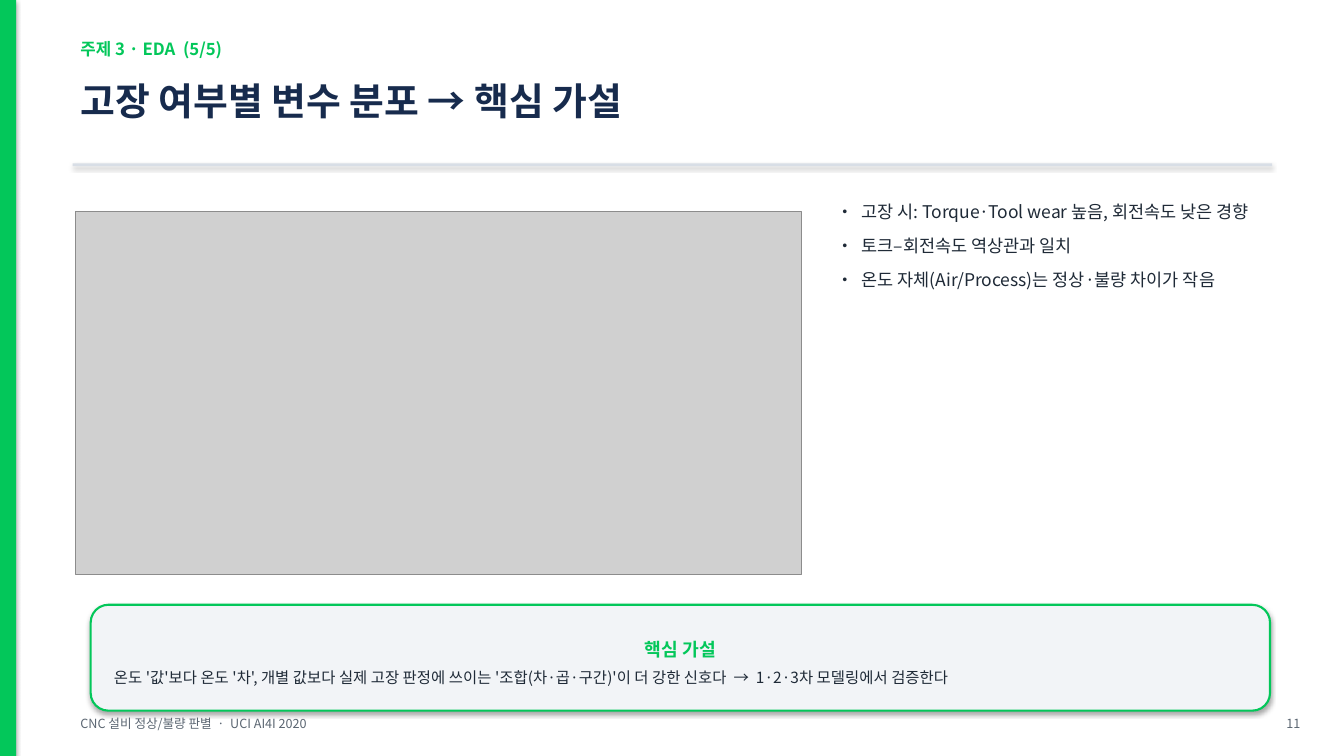
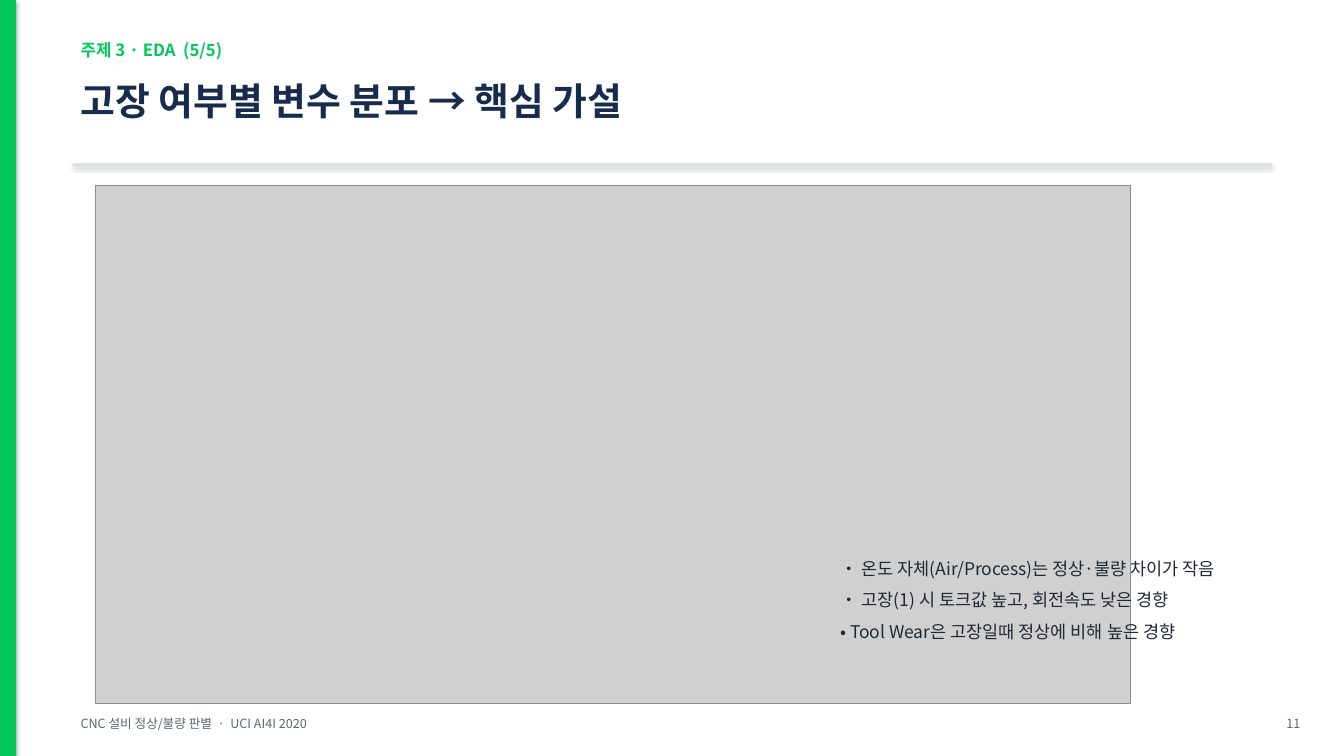
Before and after one commit to hmy7788/python_data_analyze, a slide deck: slide 8 of 발표자료_CNC설비_정상불량판별.pptx. Drawn at 1344x756 pixels with LibreOffice and Linux fonts; fonts in the diff are those of the drawing; grey boxes stand for pictures. Boxes give left, top, right and bottom in pixels: in the first picture for what was removed or moved away, otherwise in the second. Text is boxed around its words. In the diff, an @@ line names an element or a change of style, - is before the commit and + after.

```diff
--- a/발표자료_CNC설비_정상불량판별.pptx
+++ b/발표자료_CNC설비_정상불량판별.pptx
@@ picture added at <box>96,186,1131,704</box> @@
@@ text removed at <box>862,203,1249,290</box> @@
-• 고장 시: Torque·Tool wear 높음, 회전속도 낮은 경향
-• 토크–회전속도 역상관과 일치
-• 온도 자체(Air/Process)는 정상·불량 차이가 작음
@@ picture removed at <box>76,212,802,575</box> @@
@@ text added at <box>850,560,1215,643</box>, 12.5 pt, text #1F2A37 @@
+• 온도 자체(Air/Process)는 정상·불량 차이가 작음
+• 고장(1) 시 토크값 높고, 회전속도 낮은 경향
+• Tool Wear은 고장일때 정상에 비해 높은 경향
@@ rounded rectangle removed at <box>91,605,1270,711</box> @@
-핵심 가설
-온도 '값'보다 온도 '차', 개별 값보다 실제 고장 판정에 쓰이는 '조합(차·곱·구간)'이 더 강한 신호다 → 1·2·3차 모델링에서 검증한다
```
Also in this commit, not shown: 16 other slides changed, 5 slides added, 1 slide removed, 3 other files.
